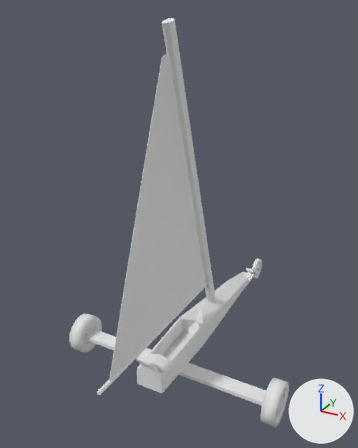
One commit to the COLLADA model resources/yachts/sietske/sietske-lod1.dae: the scene before it, then after it.
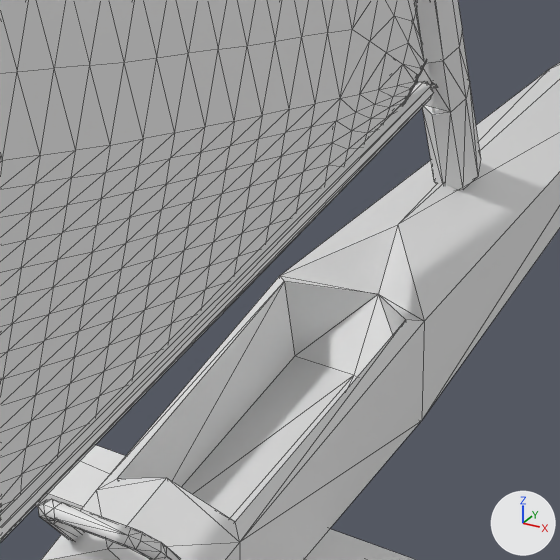
There are two pictures of each version: one whole from a 50 mm camera at (3.61, -6.3, 6.34) aimed at (-0.35, 0.9, 2.73), one close up on the part from 36% to 64% of the width and 60% to 82% of the height. Arrows for +X, +Y and +Z are at lower right; the lights stay in place. The close-ups show mesh edges as thin lines.

The scene before the commit, as lines of its bpy script (objects in view):
```python
me_circle = bpy.data.meshes.new('Circle')
me_circle.from_pydata(...)  # 740 vertices, 1476 faces; spans x 0.0, y -1.82..1.36, z 1.37..5.76
me_circle.materials.append(mat_sietske)  # its picture is missing
me_plane = bpy.data.meshes.new('Plane')
me_plane.from_pydata(...)  # 37 vertices, 70 faces; spans x -0.28..0.28, y -0.77..3.35, z 0.41..0.91
me_plane.materials.append(mat_sietske)  # its picture is missing
me_plane_003 = bpy.data.meshes.new('Plane.003')
me_plane_003.from_pydata(...)  # 60 vertices, 116 faces; spans x -0.212..0.212, y -0.859..-0.531, z 0.635..1.041
me_plane_003.materials.append(mat_sietske)  # its picture is missing
ob_body = bpy.data.objects.new('Body', me_plane)
ob_body.location = (0.0, 0.0, 0.0)
ob_rolbeugel = bpy.data.objects.new('Rolbeugel', me_plane_003)
ob_rolbeugel.location = (0.0, 0.0, 0.0)
ob_zeil = bpy.data.objects.new('Zeil', me_circle)
ob_zeil.location = (0.0, 0.0, 0.0)
# also in view: 'Achterloper' at (0.0, 0.0, 0.37); 'Giek' at (0.0, -0.33, 1.35); 'Mast' at (0.0, 0.8, 3.51)
```
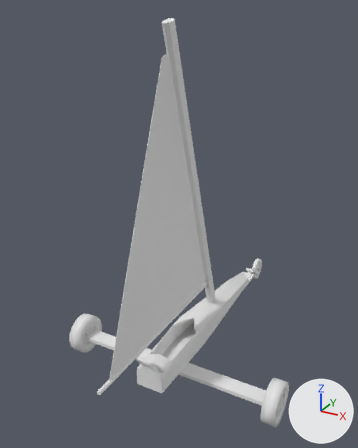
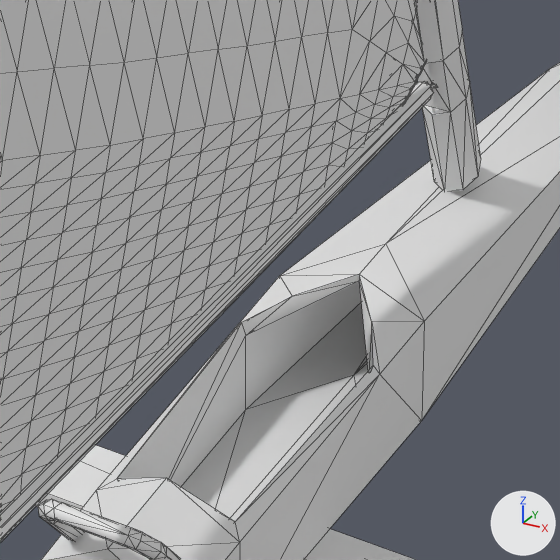
Pixel boxes (x1, y1, x2, y2) of what changed, in the close-ups (560 x 560 px):
part 1 of me_plane, built on: (100, 71, 560, 560) in both

What the commit changed:
me_plane is used by ob_body; location (0.0, 0.0, 0.0).
me_plane had 37 vertices, 70 faces and spanned x -0.28..0.28, y -0.77..3.35, z 0.41..0.91.
me_plane now has 48 vertices, 92 faces and spans x -0.28..0.28, y -0.77..3.35, z 0.41..0.91.
Part 1, on me_plane:
5 vertices are removed from x -0.23..0.23, y 0.74..1.0, z 0.48..0.84.
24 faces are deleted.
1 vertex moves from x 0.0, y 1.14, z 0.91 to x 0.0, y 1.06, z 0.88.
16 vertices are added at x -0.27..0.27, y 0.47..2.03, z 0.47..0.88.
46 new faces join them.
